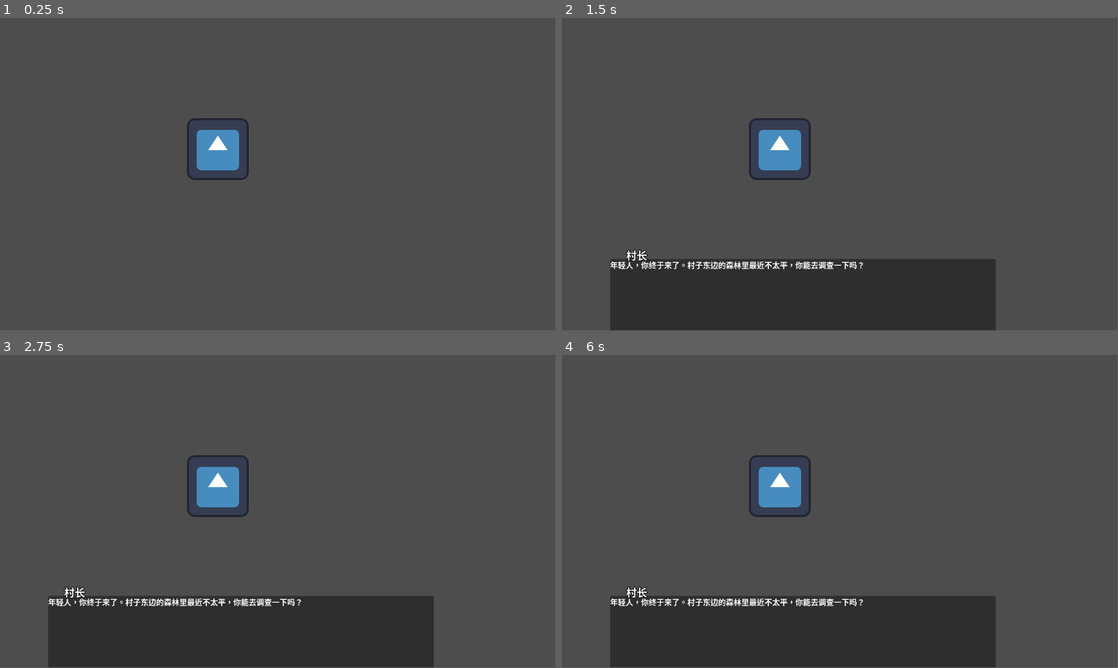
Above: before the commit, frames 1-4 (two rows, left to right).
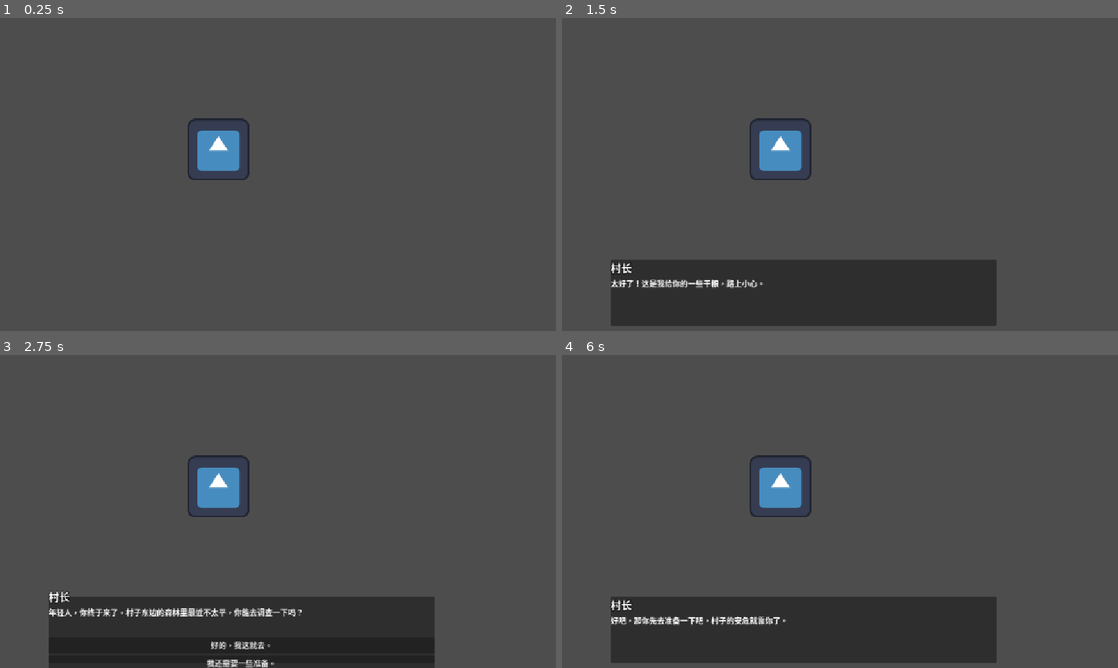
Above: after the commit, the same moments.

Repository: LiGameAcademy/laoli_dialogue_system
Game: Godot game, scene res://main.tscn
Two runs of this game, one before a commit and one after it. Both use one fixed random seed, a clock stepped at 60 frames per second and the inputs below. The engine's default icon, where the game draws it, is replaced by a stand-in: a white triangle on a blue panel in a dark square.
Inputs (mouse positions are in pixels of both pictures, inside the frame that each line leads up to):
- Up to frame 1 (0.25 s): no input
- Up to frame 2 (1.5 s): tap Enter (ui_accept) at 0.5 s; hold Enter (ui_accept) 0.53-1.25 s; click (801, 305) at 1.25 s, where only the run after the commit has a clickable "好的，我这就去。"
- Up to frame 3 (2.75 s): tap Enter (ui_accept) at 2, 2.1, 2.27, 2.57 s
- Up to frame 4 (6 s): click (801, 661) at 2.75 s, where only the run after the commit has a clickable "我还需要一些准备。"; tap Enter (ui_accept) at 3.5, 5, 5.1, 5.27, 5.57 s; hold Enter (ui_accept) 3.53-4.25 s; click (801, 642) at 4.25 s, where only the run after the commit has a clickable "好的，我这就去。"; click (801, 661) at 5.75 s, where only the run after the commit has a clickable "我还需要一些准备。"
In our replay, the window is 799x449 before the commit and 800x450 after it. These sizes can differ from the game's own. Grey fills any space a smaller window leaves; there, only what the larger window draws over its background counts as a difference.

The runs differ from the first frame. In frame 1, 0.2% of the frame differs, in the area x 33-45%, y 32-52%; in frame 2, 2.3%; in frame 3, 2.3%; in frame 4, 2.4%, in the area x 8-79%, y 32-100%.

Commit message:
5-实现分支选项

Diff:
--- a/dialogue_manager.gd
+++ b/dialogue_manager.gd
@@ -3,18 +3,26 @@
 
 ## 用一个变量来存储解析后的对话数据
 var dialogue_data: Dictionary = {}
+var current_node_id: String = "" 	## 追踪当前对话节点的ID
+var is_active: bool = false 		## 标记对话系统是否正在运行
 
 ## 当有新的对话内容需要显示时，发出此信号
-signal text_updated(character_name, text)
+## [param character_name] 对话角色名称
+## [param text] 对话文本
+signal text_updated(character_name: String, text: String)
 ## 当对话流程结束时，发出此信号
 signal dialogue_finished
+## 当需要向玩家展示选项时，发出此信号
+## [param choices] 选项数组
+signal choices_updated(choices: Array)
 
 ## 游戏启动时，自动加载并解析JSON文件
-func _ready():
+func _ready() -> void:
 	load_dialogue_file("res://dialogue.json")
 
 ## 加载并解析指定的JSON文件
-func load_dialogue_file(path: String):
+## [param path] JSON文件的路径
+func load_dialogue_file(path: String) -> void:
 	# 使用FileAccess安全地打开文件
 	var file = FileAccess.open(path, FileAccess.READ)
 	if not file:
@@ -36,16 +44,32 @@
 		print("Error: Failed to parse JSON file. Check for syntax errors in: ", path)
 
 ## 对外提供一个开始对话的接口
-func start_dialogue(node_id: String):
+## [param node_id] 当前需要处理的节点ID
+func start_dialogue(node_id: String) -> void:
+	if is_active:
+		return
+	is_active = true # 标记对话开始
 	if dialogue_data.has(node_id):
-		# 为了后续扩展，我们用一个变量来追踪当前节点
 		_process_node(node_id)
 	else:
 		print("Error: Dialogue node not found: ", node_id)
-		_end_dialogue() # 如果ID无效，也应该结束对话流程
+		_end_dialogue()
+
+## 供UI调用，告诉我们玩家做了哪个选择
+## [param choice_data] 玩家选择的选项数据
+func make_choice(choice_data: Dictionary) -> void:
+	if choice_data.has("next_node"):
+		# 根据玩家的选择，处理下一个节点
+		_process_node(choice_data["next_node"])
+	else:
+		# 如果选择数据有问题，直接结束对话
+		_end_dialogue()
 
 ## 处理单个对话节点
-func _process_node(node_id: String):
+## [param node_id] 当前需要处理的节点ID
+func _process_node(node_id: String) -> void:
+	current_node_id = node_id # 更新当前节点ID
+
 	if node_id == "END":
 		_end_dialogue()
 		return
@@ -54,18 +78,23 @@
 	var character = node_data.get("character", "旁白")
 	var text = node_data.get("text", "...")
 
-	# 这就是关键！不再是print，而是发出信号！
-	emit_signal("text_updated", character, text)
+	text_updated.emit(character, text)
 
-	# 暂时先处理单线对话的情况
-	if node_data.has("next_node"):
-		# 这里我们先不处理，下一课会让它变得更完善
+	# 核心改动：检查是否存在选项
+	if node_data.has("choices"):
+		# 如果有，就发出 choices_updated 信号
+		choices_updated.emit(node_data["choices"])
+	elif node_data.has("next_node"):
+		# 如果是单线对话，我们暂时先不自动跳转
+		# 等待玩家按键继续，这个逻辑我们放在UI层处理
 		pass
-	# else:
-		# 如果没有choices也没有next_node，对话就卡在这里了，等待UI的下一步指令
-		# pass
+	else:
+		# 如果既没有选项也没有下一句，就结束对话
+		_end_dialogue()
 
 ## 处理对话结束
-func _end_dialogue():
+func _end_dialogue() -> void:
+	is_active = false # 标记对话结束
+	current_node_id = ""
 	print("Dialogue Ended.")
-	emit_signal("dialogue_finished")
+	dialogue_finished.emit()
--- a/dialogue_ui.gd
+++ b/dialogue_ui.gd
@@ -1,25 +1,63 @@
 extends CanvasLayer
 
 # 使用@onready，确保在访问时节点已经准备就绪
-@onready var name_label: Label = $Panel/NameLabel
-@onready var text_label: RichTextLabel = $Panel/TextLabel
-@onready var dialogue_panel: Panel = $Panel
+@onready var name_label: Label = %NameLabel
+@onready var text_label: RichTextLabel = %TextLabel
+@onready var choices_container: VBoxContainer = %ChoicesContainer
+@onready var dialogue_panel: Panel = %Panel
 
-func _ready():
+func _ready() -> void:
 	# 游戏开始时，订阅DialogueManager的信号
 	# 这是全局的，所以可以直接用名字访问
-	DialogueManager.text_updated.connect(on_text_updated)
-	DialogueManager.dialogue_finished.connect(on_dialogue_finished)
+	DialogueManager.text_updated.connect(_on_text_updated)
+	DialogueManager.dialogue_finished.connect(_on_dialogue_finished)
+	DialogueManager.choices_updated.connect(_on_choices_updated)
 
 	# 默认隐藏自己
 	dialogue_panel.hide()
 
+# 处理线性对话的“继续”逻辑
+func _unhandled_input(event) -> void:
+	if event.is_action_pressed("ui_accept"):
+		# 确保对话正在进行，且当前没有选项需要玩家选择
+		if not DialogueManager.is_active or choices_container.get_child_count() > 0:
+			return
+
+		var current_node_data = DialogueManager.dialogue_data[DialogueManager.current_node_id]
+		# 如果当前对话有 "next_node"，则继续
+		if current_node_data.has("next_node"):
+			DialogueManager._process_node(current_node_data["next_node"])
+		# 避免重复触发
+		get_viewport().set_input_as_handled()
+
 # 当收到"text_updated"信号时，这个函数会被自动调用
-func on_text_updated(character_name, text):
+func _on_text_updated(character_name: String, text: String) -> void:
 	dialogue_panel.show()
 	name_label.text = character_name
 	text_label.text = text
 
 # 当收到"dialogue_finished"信号时，这个函数会被自动调用
-func on_dialogue_finished():
+func _on_dialogue_finished() -> void:
 	dialogue_panel.hide()
+	# 同样清空可能残留的选项
+	for child in choices_container.get_children():
+		child.queue_free()
+
+# 当收到选项数据时，动态创建按钮
+func _on_choices_updated(choices: Array) -> void:
+	for choice_data in choices:
+		var button = Button.new()
+		button.text = choice_data["text"]
+		# 这是最关键的一步：
+		# 我们将按钮的 "pressed" 信号连接到一个处理函数，
+		# 并使用 .bind() 方法，将该选项的完整数据(choice_data)作为参数传递过去。
+		button.pressed.connect(_on_choice_pressed.bind(choice_data))
+		choices_container.add_child(button)
+
+# 当玩家点击某个选项按钮时
+func _on_choice_pressed(choice_data: Dictionary) -> void:
+	# 清空所有选项按钮，防止重复点击
+	for child in choices_container.get_children():
+		child.queue_free()
+	# 通知 DialogueManager，玩家做出了选择
+	DialogueManager.make_choice(choice_data)
--- a/dialogue_ui.tscn
+++ b/dialogue_ui.tscn
@@ -6,17 +6,24 @@
 script = ExtResource("1_njptv")
 
 [node name="Panel" type="Panel" parent="."]
+unique_name_in_owner = true
 offset_left = 100.0
 offset_top = 500.0
 offset_right = 900.0
-offset_bottom = 700.0
+offset_bottom = 637.0
 
-[node name="NameLabel" type="Label" parent="Panel"]
+[node name="VBoxContainer" type="VBoxContainer" parent="Panel"]
 layout_mode = 1
-offset_left = -9.0
-offset_top = -27.0
-offset_right = 119.0
-offset_bottom = 10.0
+anchors_preset = 15
+anchor_right = 1.0
+anchor_bottom = 1.0
+grow_horizontal = 2
+grow_vertical = 2
+
+[node name="NameLabel" type="Label" parent="Panel/VBoxContainer"]
+unique_name_in_owner = true
+layout_mode = 2
+size_flags_horizontal = 0
 theme_override_colors/font_outline_color = Color(0, 0, 0, 1)
 theme_override_constants/outline_size = 5
 theme_override_font_sizes/font_size = 22
@@ -24,11 +31,12 @@
 horizontal_alignment = 1
 vertical_alignment = 1
 
-[node name="TextLabel" type="RichTextLabel" parent="Panel"]
-layout_mode = 1
-anchors_preset = 15
-anchor_right = 1.0
-anchor_bottom = 1.0
-grow_horizontal = 2
-grow_vertical = 2
+[node name="TextLabel" type="RichTextLabel" parent="Panel/VBoxContainer"]
+unique_name_in_owner = true
+custom_minimum_size = Vector2(0, 60)
+layout_mode = 2
 bbcode_enabled = true
+
+[node name="ChoicesContainer" type="VBoxContainer" parent="Panel/VBoxContainer"]
+unique_name_in_owner = true
+layout_mode = 2
--- a/player.gd
+++ b/player.gd
@@ -11,6 +11,8 @@
 func _unhandled_input(event):
 	# 当玩家按下"ui_accept"键 (通常是回车或空格)
 	if event.is_action_pressed("ui_accept"):
+		if DialogueManager.is_active:
+			return
 		# 直接通过全局名称调用DialogueManager
 		# 我们把要开始的对话ID作为参数传进去
 		DialogueManager.start_dialogue("village_chief_start")
--- a/project.godot
+++ b/project.godot
@@ -19,6 +19,10 @@
 
 DialogueManager="*res://dialogue_manager.gd"
 
+[display]
+
+window/stretch/mode="canvas_items"
+
 [rendering]
 
 renderer/rendering_method="mobile"
